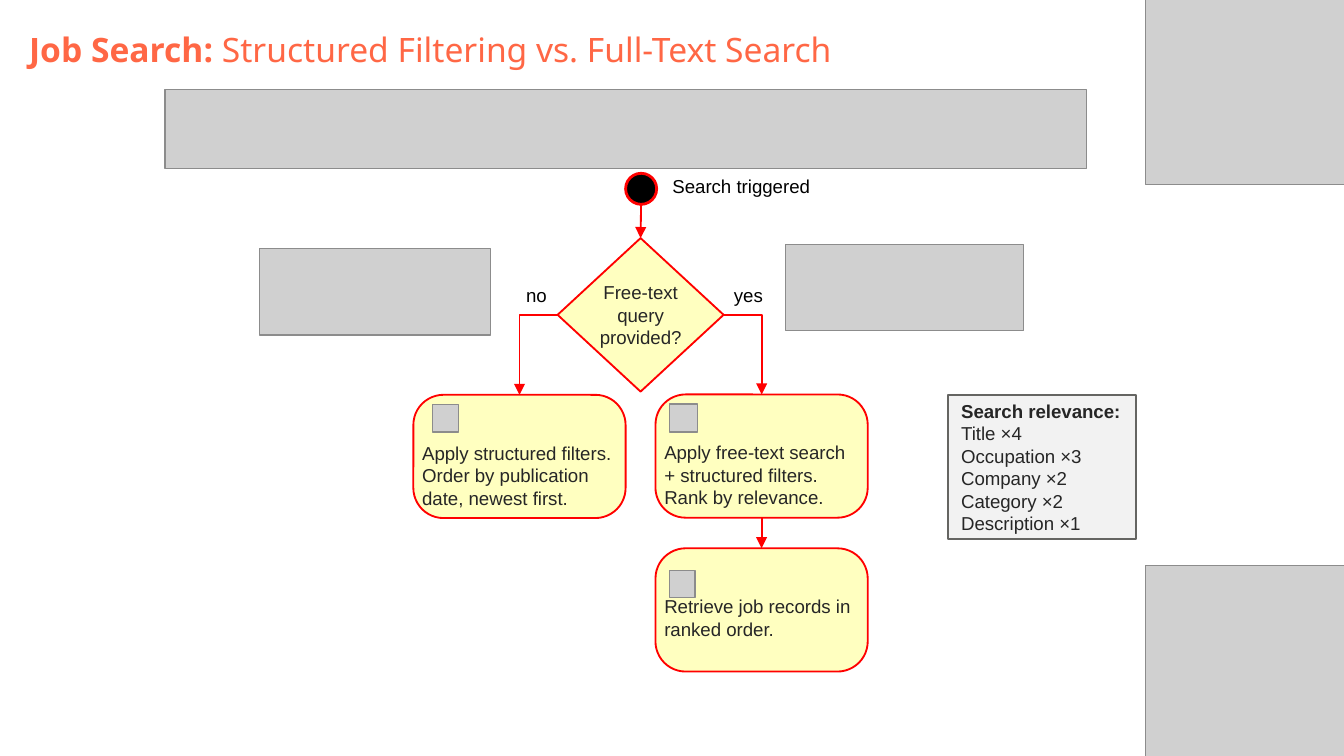
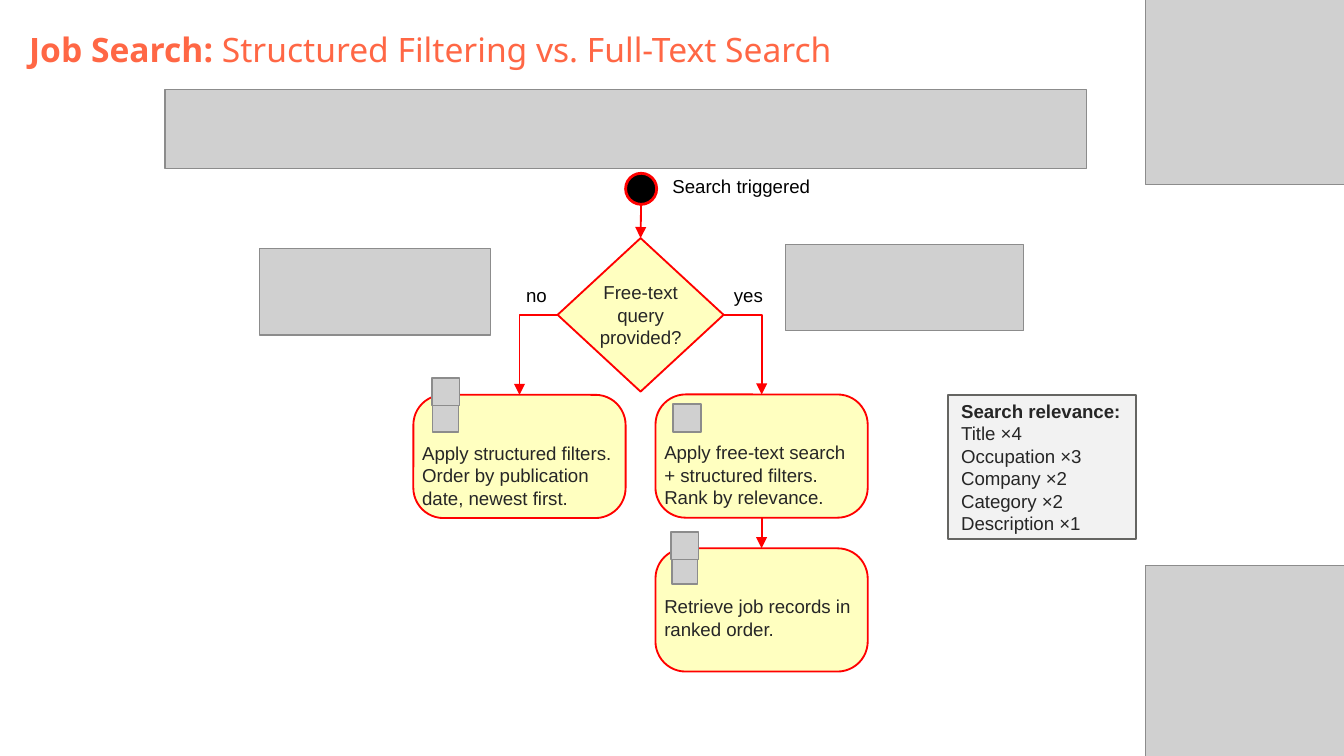
Before and after one commit to DataScientest-Studio/jun26bde-job-market, a slide deck: slide 8 of docs/defence/Defence.pptx. Drawn at 1344x756 pixels with LibreOffice and Linux fonts; fonts in the diff are those of the drawing; grey boxes stand for pictures; background and template pictures are left out. Boxes give left, top, right and bottom in pixels: in the first picture for what was removed or moved away, otherwise in the second. Text is boxed around its words. In the diff, an @@ line names an element or a change of style, - is before the commit and + after.

```diff
--- a/docs/defence/Defence.pptx
+++ b/docs/defence/Defence.pptx
@@ picture added at [431,378,458,405] @@
@@ picture: place and size @@
-picture at [669,405,698,433]
+picture at [673,405,702,433]
@@ picture added at [671,532,698,559] @@
@@ picture: place and size @@
-picture at [669,571,695,598]
+picture at [672,558,698,585]
```
Also in this commit, not shown: 4 other slides changed, 2 slides added, 2 slides removed, 1 other file.
